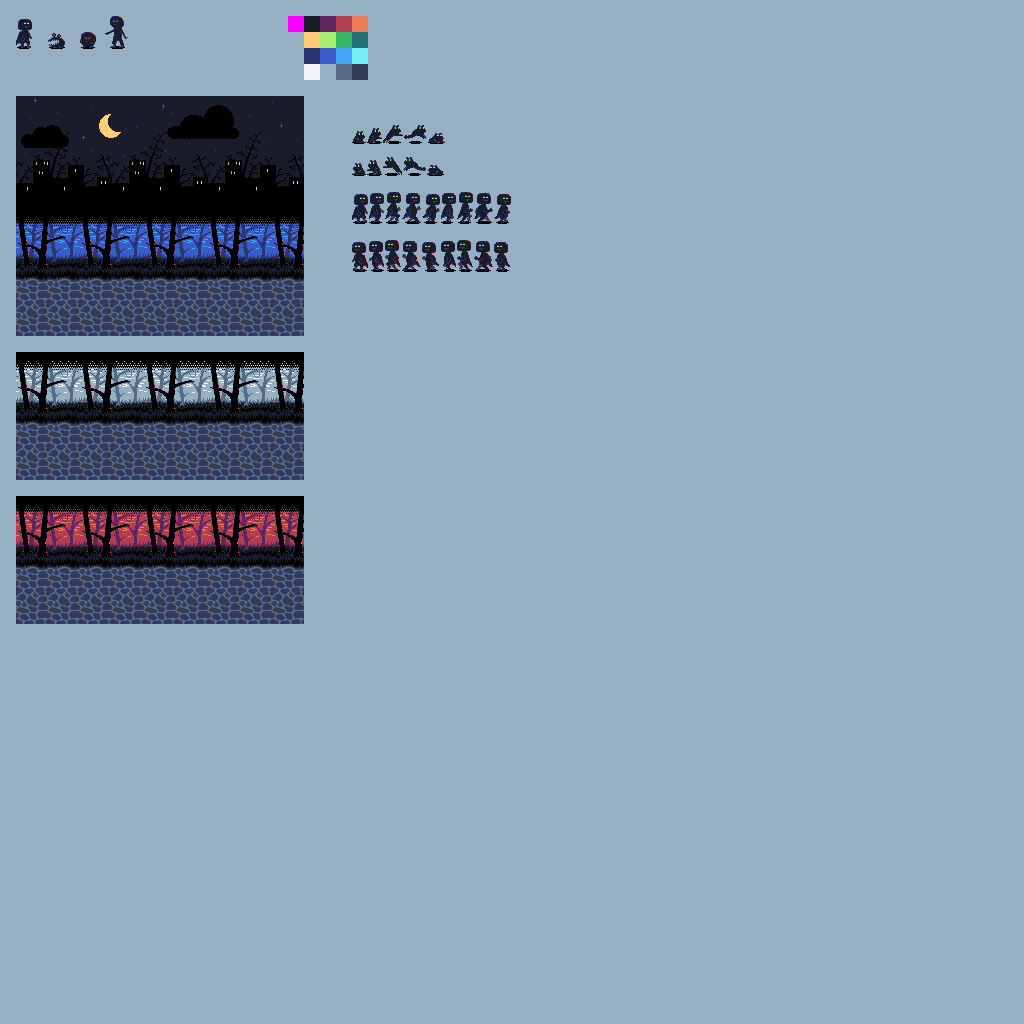
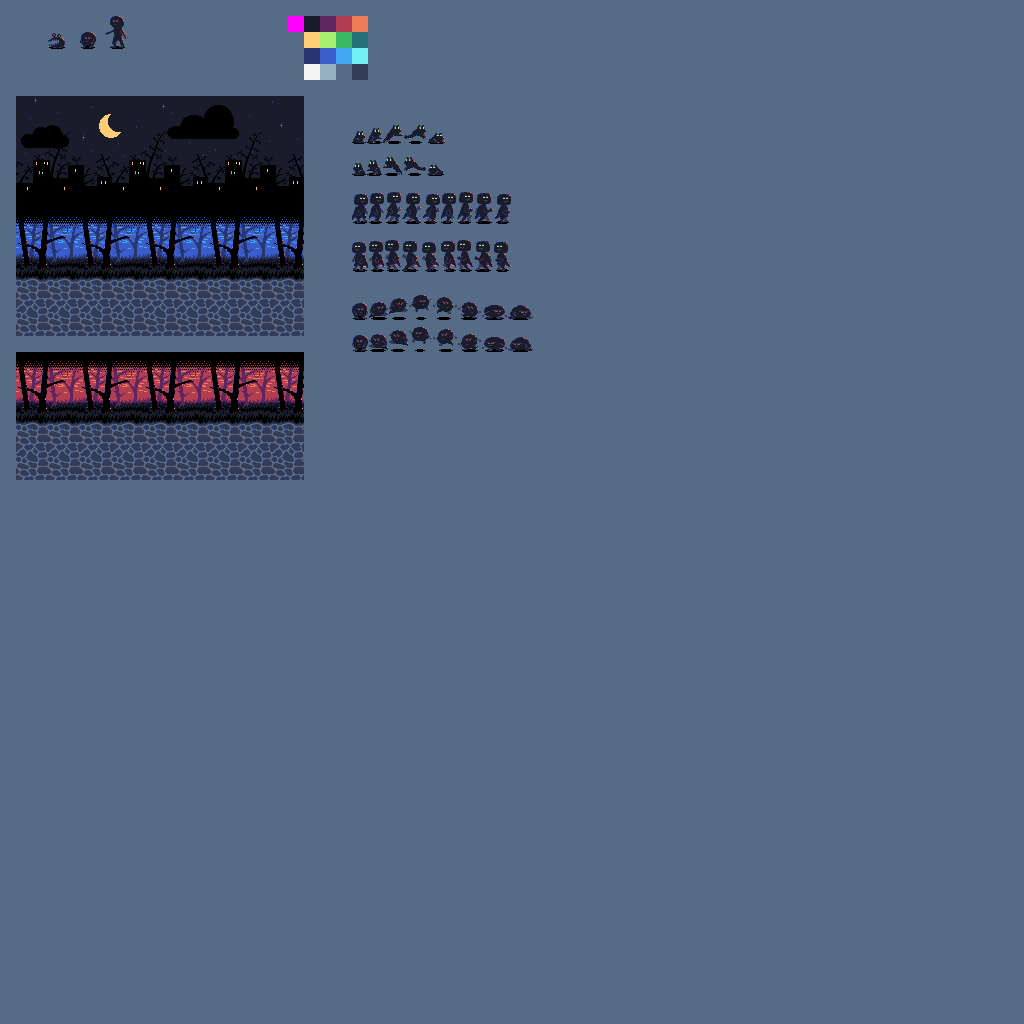
Two versions of the same layered image (1024x1024). Layer-by-layer changes:
painted on "Characters" over [16, 19, 533, 352]
removed layer "Forest Tiles (white)" over [16, 361, 304, 551]
painted on "Forest tile (red)" over [16, 361, 304, 560]
painted on "Cobblestone Tiles" over [16, 560, 304, 624]
painted on "Background" over [0, 0, 1024, 1024]
